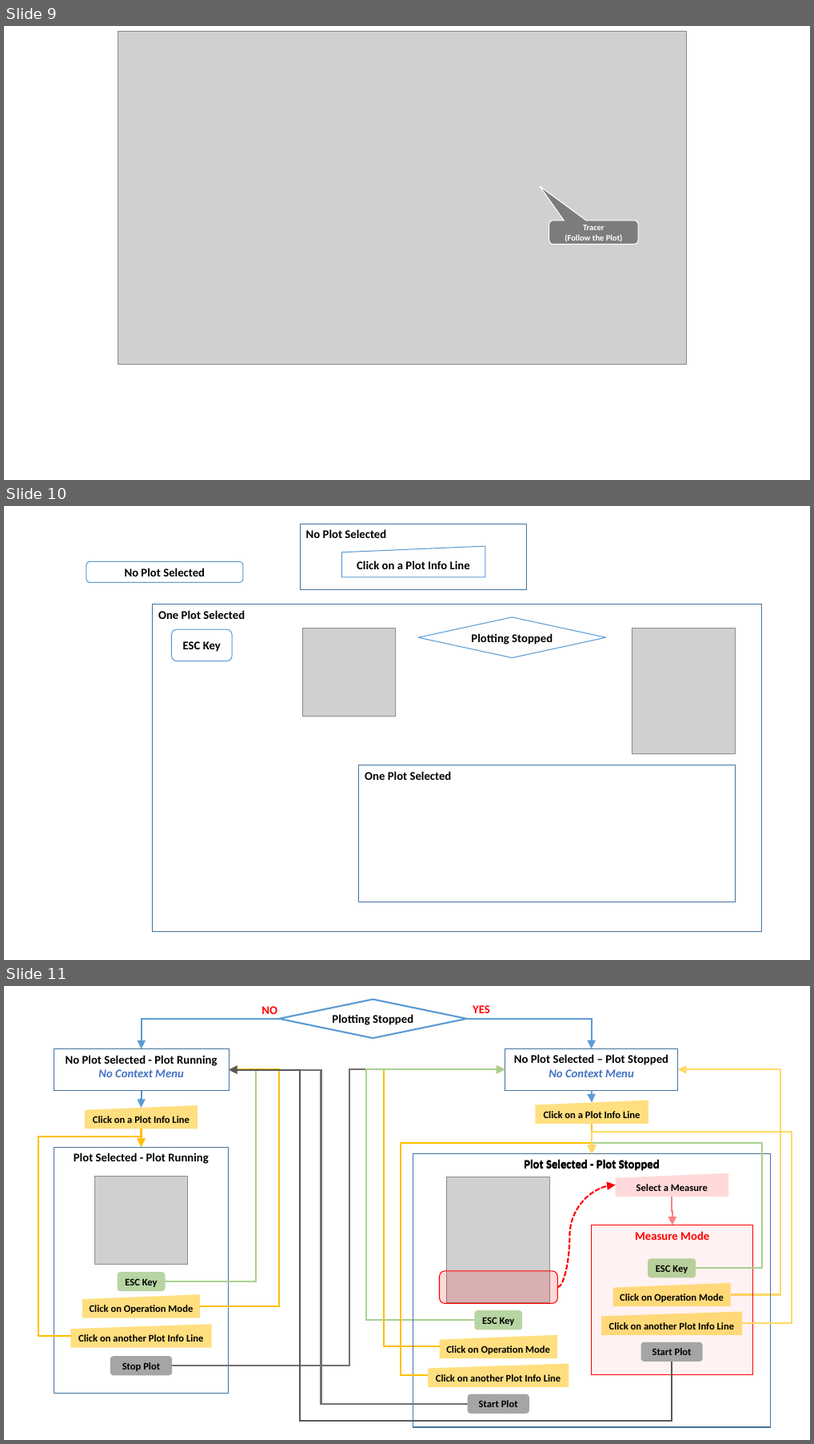
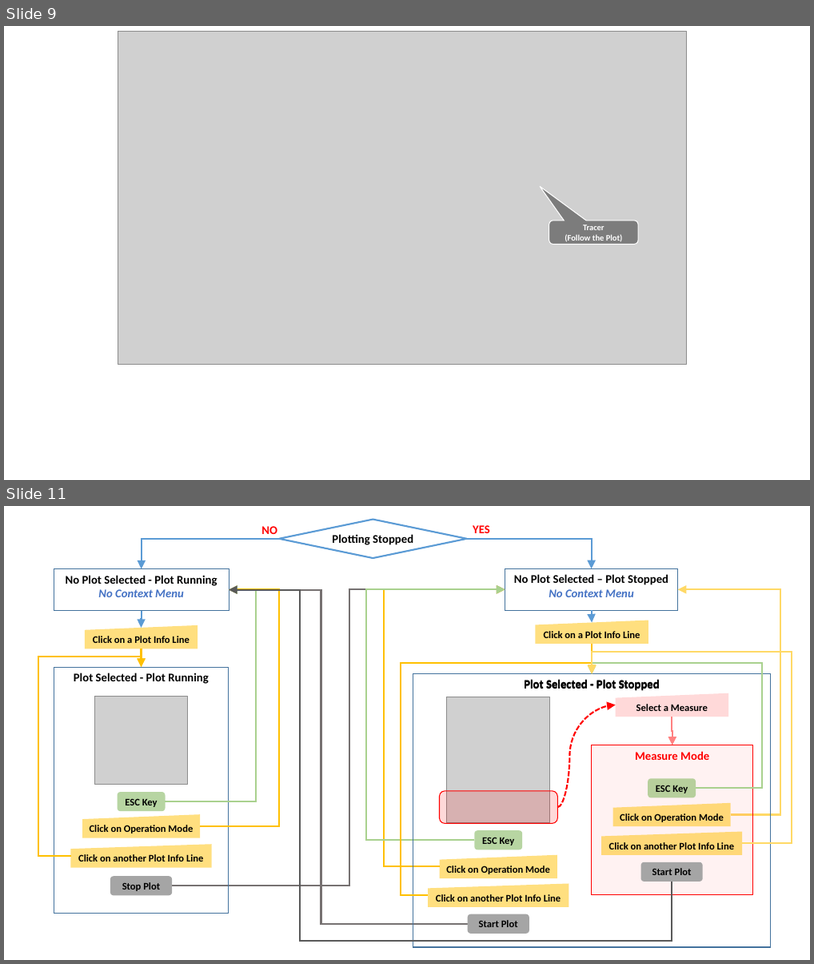
Before and after one commit to devlabnet/YASP, a slide deck: doc/images.pptx. Shown one above the other, each under a label of ours: slides 9, 10 and 11 before the commit, slides 9 and 11 after it; the slides between them are not shown. The pictures are 814x1444 and 814x964 pixels, drawn with LibreOffice and Linux fonts; fonts in the diff are those of the drawing; grey boxes stand for pictures. Boxes give left, top, right and bottom in pixels: in the first picture for what was removed or moved away, otherwise in the second. Text is boxed around its words. In the diff, an @@ line names an element or a change of style, - is before the commit and + after.

```diff
--- a/doc/images.pptx
+++ b/doc/images.pptx
@@ slide 10 removed at box(4, 506, 810, 960), background #FFFFFF @@
@@ rectangle removed at box(301, 524, 527, 589) @@
-No Plot Selected
@@ flow chart manual input removed at box(342, 546, 486, 576) @@
-Click on a Plot Info Line
@@ rounded rectangle removed at box(86, 562, 243, 582) @@
-No Plot Selected
@@ rectangle removed at box(153, 604, 762, 931) @@
-One Plot Selected
@@ diamond removed at box(418, 617, 606, 658) @@
-Plotting Stopped
@@ rounded rectangle removed at box(171, 629, 232, 661) @@
-ESC Key
@@ picture removed at box(302, 628, 394, 716) @@
@@ picture removed at box(632, 628, 735, 753) @@
@@ rectangle removed at box(359, 765, 735, 902) @@
-One Plot Selected
```
Also in this commit, not shown: 1 slide added, 2 other files.
